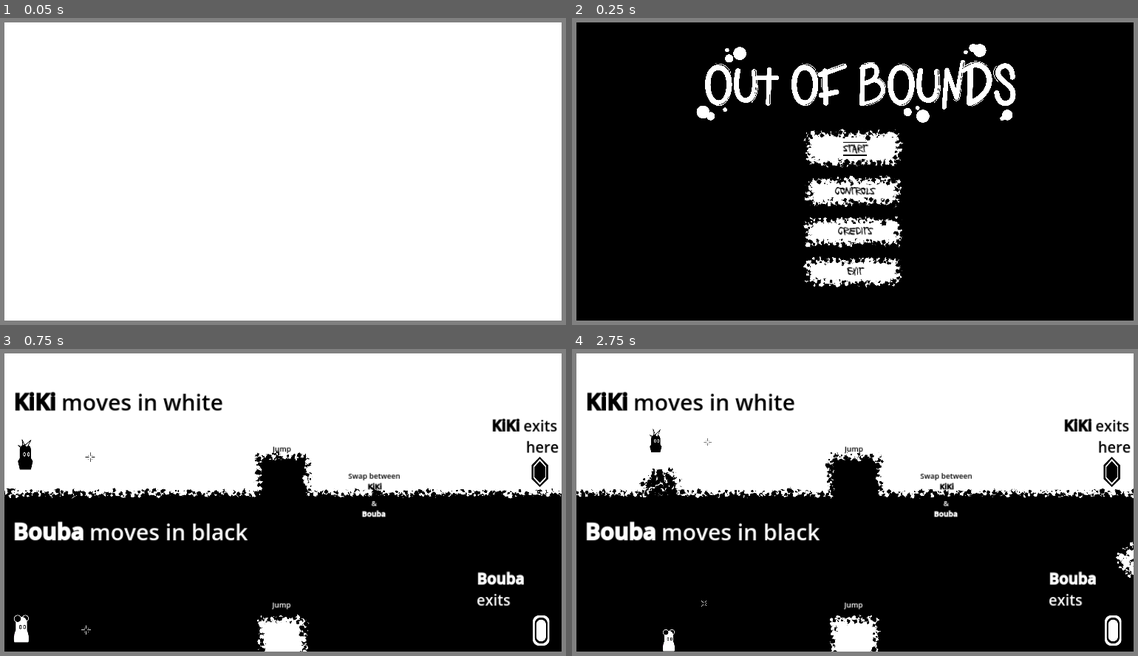
Above: before the commit, frames 1-4 (two rows, left to right).
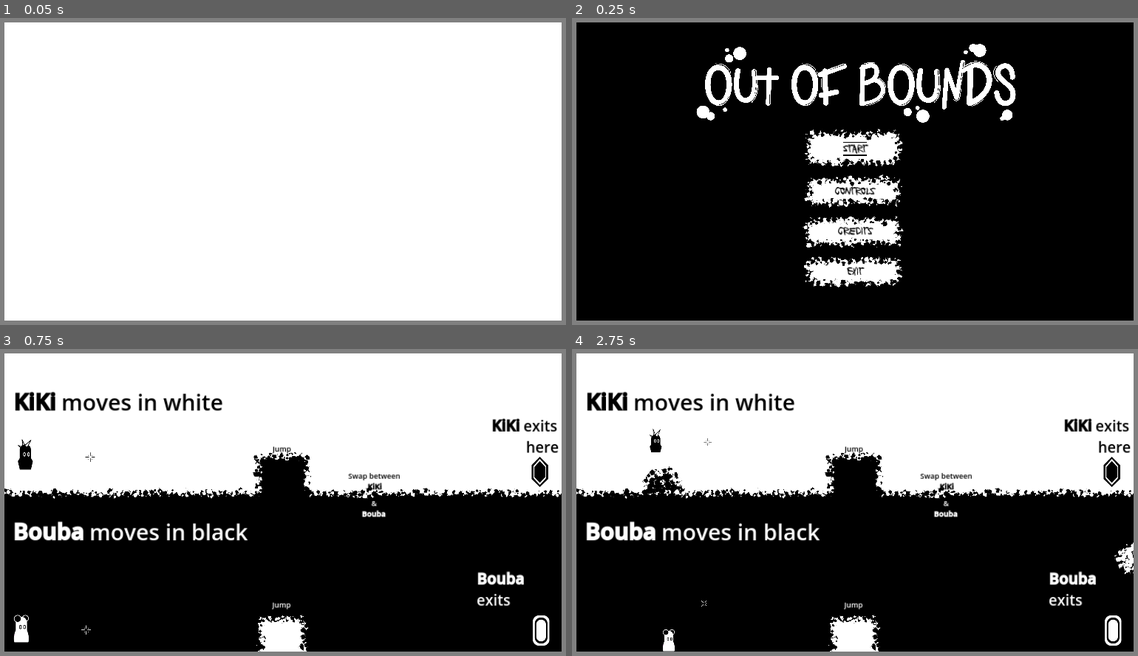
Above: after the commit, the same moments.

Repository: RobotRamen/margin
Game: Godot game, scene res://theme/empty.tscn
The game is run twice, just before and just after one commit, with the same random seed, the same clock (stepped at 60 frames per second) and the same inputs.
Inputs (mouse positions are in pixels of both pictures, inside the frame that each line leads up to):
- Up to frame 1 (0.05 s): no input
- Up to frame 2 (0.25 s): no input
- Up to frame 3 (0.75 s): click "Start" at 0.5 s
- Up to frame 4 (2.75 s): move the mouse to (985, 487) at 1.27 s; hold D (right_0) from 1.28 s (still down); tap Ctrl (restore_0) at 1.35 s; click (985, 487) at 1.42 s; tap Space (jump_0) at 1.52, 2.27 s; move the mouse to (736, 517) at 2.02 s; tap E (switch) at 2.1 s; click (736, 517) at 2.17 s

Frame 1 is identical in both runs. In frame 2, 1.4% of the frame differs, in the area x 40-59%, y 36-88%; in frame 3, 1.8%; in frame 4, 2.1%, in the area x 0-100%, y 33-99%.

Commit message:
build v0.3.1

Diff:
--- a/controls.tscn
+++ b/controls.tscn
@@ -1,7 +1,65 @@
-[gd_scene load_steps=3 format=3 uid="uid://dhbhbhn471mxw"]
+[gd_scene load_steps=6 format=3 uid="uid://dhbhbhn471mxw"]
 
 [ext_resource type="Script" path="res://controls.gd" id="2_yex7t"]
 [ext_resource type="Theme" uid="uid://basjy2a0xiwrl" path="res://theme/Menu Theme.tres" id="3_hclrw"]
+
+[sub_resource type="FontFile" id="FontFile_i0g84"]
+cache/0/40/0/ascent = 0.0
+cache/0/40/0/descent = 0.0
+cache/0/40/0/underline_position = 0.0
+cache/0/40/0/underline_thickness = 0.0
+cache/0/40/0/scale = 1.0
+cache/0/40/0/glyphs/0/advance = Vector2(0, 0)
+cache/0/40/0/glyphs/0/offset = Vector2(0, 0)
+cache/0/40/0/glyphs/0/size = Vector2(0, 0)
+cache/0/40/0/glyphs/0/uv_rect = Rect2(0, 0, 0, 0)
+cache/0/40/0/glyphs/0/texture_idx = -1
+cache/0/40/0/kerning_overrides/40/0 = Vector2(0, 0)
+cache/0/40/0/kerning_overrides/16/0 = Vector2(0, 0)
+cache/0/16/0/ascent = 0.0
+cache/0/16/0/descent = 0.0
+cache/0/16/0/underline_position = 0.0
+cache/0/16/0/underline_thickness = 0.0
+cache/0/16/0/scale = 1.0
+cache/0/16/0/kerning_overrides/40/0 = Vector2(0, 0)
+cache/0/16/0/kerning_overrides/16/0 = Vector2(0, 0)
+
+[sub_resource type="FontFile" id="FontFile_65l0i"]
+cache/0/40/0/ascent = 0.0
+cache/0/40/0/descent = 0.0
+cache/0/40/0/underline_position = 0.0
+cache/0/40/0/underline_thickness = 0.0
+cache/0/40/0/scale = 1.0
+cache/0/40/0/glyphs/0/advance = Vector2(0, 0)
+cache/0/40/0/glyphs/0/offset = Vector2(0, 0)
+cache/0/40/0/glyphs/0/size = Vector2(0, 0)
+cache/0/40/0/glyphs/0/uv_rect = Rect2(0, 0, 0, 0)
+cache/0/40/0/glyphs/0/texture_idx = -1
+cache/0/40/0/kerning_overrides/40/0 = Vector2(0, 0)
+cache/0/40/0/kerning_overrides/16/0 = Vector2(0, 0)
+cache/0/16/0/ascent = 0.0
+cache/0/16/0/descent = 0.0
+cache/0/16/0/underline_position = 0.0
+cache/0/16/0/underline_thickness = 0.0
+cache/0/16/0/scale = 1.0
+cache/0/16/0/kerning_overrides/40/0 = Vector2(0, 0)
+cache/0/16/0/kerning_overrides/16/0 = Vector2(0, 0)
+
+[sub_resource type="FontFile" id="FontFile_bnwp8"]
+cache/0/40/0/ascent = 0.0
+cache/0/40/0/descent = 0.0
+cache/0/40/0/underline_position = 0.0
+cache/0/40/0/underline_thickness = 0.0
+cache/0/40/0/scale = 1.0
+cache/0/40/0/kerning_overrides/40/0 = Vector2(0, 0)
+cache/0/40/0/kerning_overrides/16/0 = Vector2(0, 0)
+cache/0/16/0/ascent = 0.0
+cache/0/16/0/descent = 0.0
+cache/0/16/0/underline_position = 0.0
+cache/0/16/0/underline_thickness = 0.0
+cache/0/16/0/scale = 1.0
+cache/0/16/0/kerning_overrides/40/0 = Vector2(0, 0)
+cache/0/16/0/kerning_overrides/16/0 = Vector2(0, 0)
 
 [node name="Controls" type="TextureRect"]
 z_index = 3
@@ -20,10 +78,9 @@
 script = ExtResource("2_yex7t")
 
 [node name="ColorRect" type="ColorRect" parent="."]
-visible = false
 layout_mode = 0
 offset_left = -398.0
-offset_top = -255.0
+offset_top = -155.0
 offset_right = 786.0
 offset_bottom = 634.0
 
@@ -34,10 +91,10 @@
 anchor_top = 0.5
 anchor_right = 0.5
 anchor_bottom = 0.5
-offset_left = -30.5
-offset_top = 267.0
-offset_right = 30.5
-offset_bottom = 301.0
+offset_left = -37.0
+offset_top = 357.0
+offset_right = 24.0
+offset_bottom = 391.0
 grow_horizontal = 2
 grow_vertical = 2
 theme = ExtResource("3_hclrw")
@@ -47,21 +104,28 @@
 [node name="Label" type="Label" parent="."]
 layout_mode = 0
 offset_left = -259.0
-offset_top = 166.0
-offset_right = 137.0
-offset_bottom = 431.0
+offset_top = 94.0
+offset_right = 212.0
+offset_bottom = 497.0
+theme_override_fonts/font = SubResource("FontFile_i0g84")
 text = "Keyboard/mouse:
+Move - WASD
+Aim   - Mouse
 Jump - Space bar
-Shoot - Mouse Button
+Shoot - Left Mouse Click
 Recall - CTRL
 Switch character - E"
+justification_flags = 162
 
 [node name="Label" type="Label" parent="Label"]
 layout_mode = 0
 offset_left = 472.0
 offset_right = 888.0
 offset_bottom = 265.0
+theme_override_fonts/font = SubResource("FontFile_65l0i")
 text = "Controller:
+Move - Left analog stick
+Aim   - Right analog stick
 Jump - A
 Shoot - Right trigger
 Recall - Left trigger
@@ -73,6 +137,7 @@
 offset_top = -225.0
 offset_right = 428.0
 offset_bottom = -81.0
+theme_override_fonts/font = SubResource("FontFile_bnwp8")
 text = "Out of bounds can be played by 1 or two players:
 Player 1 can use a controller or keyboard/mouse
 Player 2 is controller only"
--- a/level_stepping_stones.tscn
+++ b/level_stepping_stones.tscn
@@ -8,16 +8,16 @@
 [ext_resource type="PackedScene" uid="uid://drtn8scom3w20" path="res://black_exit.tscn" id="6_rdc74"]
 
 [sub_resource type="RectangleShape2D" id="RectangleShape2D_3ymvw"]
-size = Vector2(529, 425)
+size = Vector2(529, 448.5)
 
 [sub_resource type="RectangleShape2D" id="RectangleShape2D_wn6d5"]
-size = Vector2(530, 153.75)
+size = Vector2(516, 196.875)
 
 [sub_resource type="RectangleShape2D" id="RectangleShape2D_ai0ib"]
 size = Vector2(548.25, 81)
 
 [sub_resource type="RectangleShape2D" id="RectangleShape2D_h6phw"]
-size = Vector2(462, 96)
+size = Vector2(576, 96)
 
 [sub_resource type="RectangleShape2D" id="RectangleShape2D_bxrx6"]
 size = Vector2(255.75, 209.5)
@@ -43,29 +43,29 @@
 shape = SubResource("RectangleShape2D_3ymvw")
 
 [node name="Wall2" type="CollisionShape2D" parent="black_start"]
-position = Vector2(318, 213)
+position = Vector2(318, 224.75)
 shape = SubResource("RectangleShape2D_3ymvw")
 
 [node name="Ceiling" type="CollisionShape2D" parent="black_start"]
-position = Vector2(847, 82)
+position = Vector2(840, 103.563)
 shape = SubResource("RectangleShape2D_wn6d5")
 
 [node name="Floor1" type="CollisionShape2D" parent="black_start"]
-position = Vector2(1211, 606)
+position = Vector2(1108, 643)
 shape = SubResource("RectangleShape2D_ai0ib")
 
 [node name="Floor2" type="CollisionShape2D" parent="black_start"]
-position = Vector2(1679, 520)
+position = Vector2(1633, 557)
 shape = SubResource("RectangleShape2D_h6phw")
 
 [node name="Wall7" type="CollisionShape2D" parent="black_start"]
-position = Vector2(1066, 461)
+position = Vector2(963, 498)
 shape = SubResource("RectangleShape2D_bxrx6")
 
 [node name="White Exit" parent="." instance=ExtResource("5_4ps2s")]
 z_index = 2
-position = Vector2(1744, 520)
+position = Vector2(1641, 557)
 
 [node name="Black Exit" parent="." instance=ExtResource("6_rdc74")]
 z_index = 2
-position = Vector2(1744, 422)
+position = Vector2(1641, 459)
--- a/level_tutorial.tscn
+++ b/level_tutorial.tscn
@@ -46,6 +46,9 @@
 
 [node name="& Bouba" type="RichTextLabel" parent="Text"]
 z_index = 2
+anchors_preset = -1
+anchor_right = 0.00729167
+anchor_bottom = 0.0175926
 offset_left = 1172.0
 offset_top = 525.0
 offset_right = 1364.0
--- a/pixeller.gd
+++ b/pixeller.gd
@@ -21,7 +21,7 @@
 				new_pixel.set_meta("colour", 1)
 
 
-func _on_timer_timeout():
-	for pix in get_children():
-		if pix is Node2D:
-			pix.rotation += 0.1
+#func _on_timer_timeout():
+#	for pix in get_children():
+#		if pix is Node2D:
+#			pix.rotation += 0.1
Not shown, changed: export_presets.cfg
